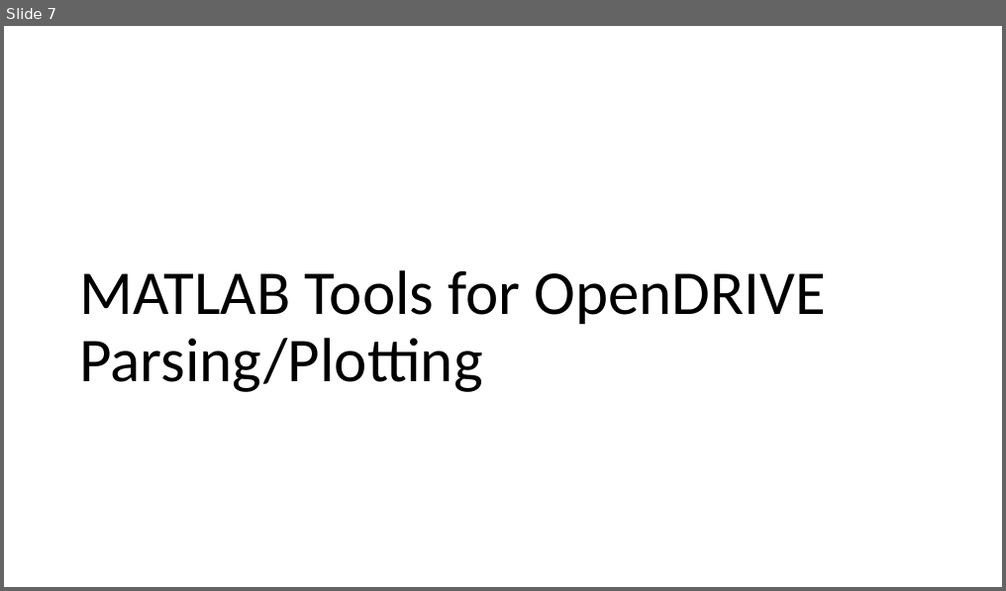
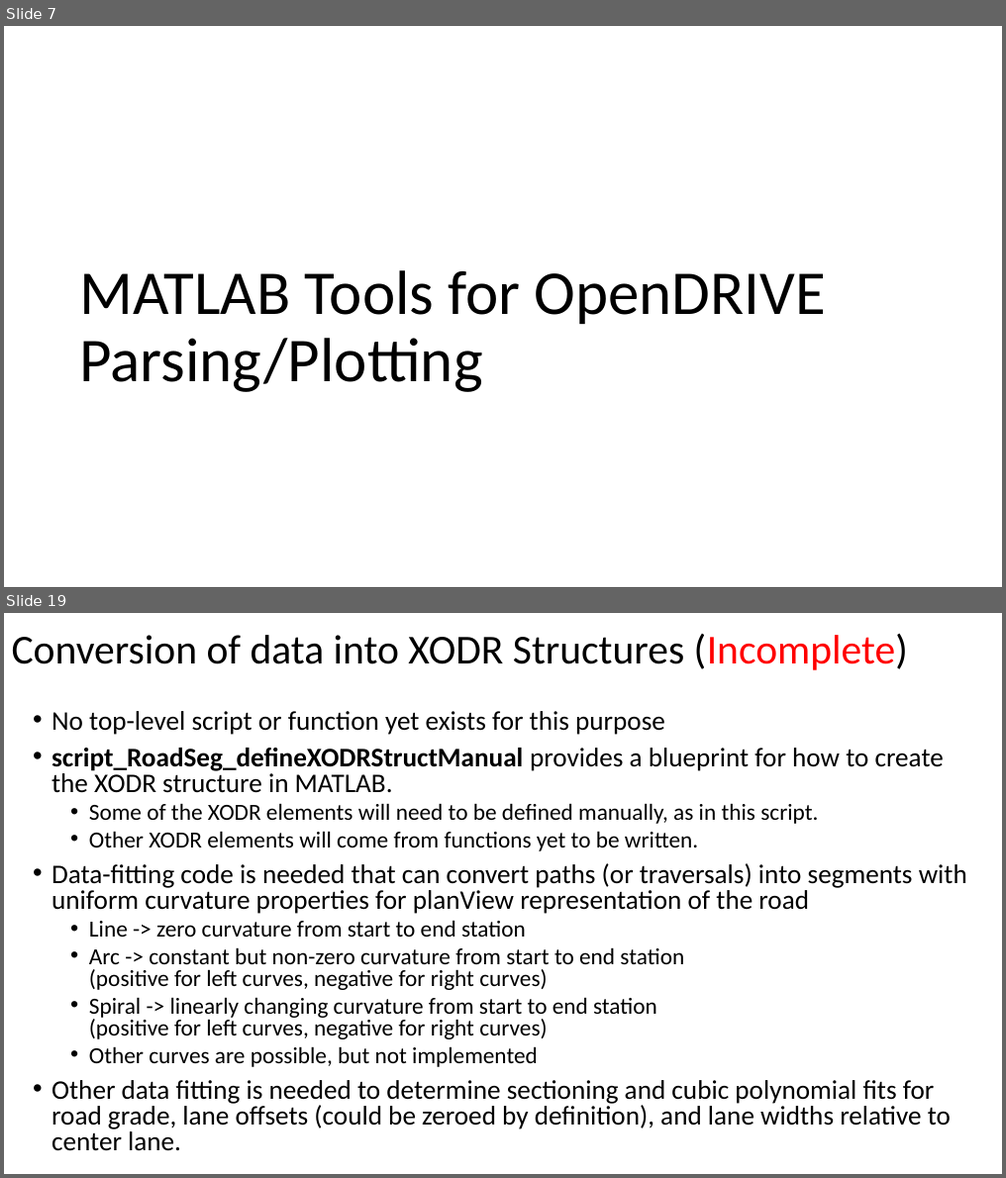
Before and after one commit to ivsg-psu/PathPlanning_MapTools_ParseXODR, a slide deck: Documents/OpenDRIVE-MATLAB.pptx. Shown one above the other, each under a label of ours: slide 7 before the commit, slides 7 and 19 after it; the slides between them are not shown. The pictures are 1006x591 and 1006x1178 pixels, drawn with LibreOffice and Linux fonts; fonts in the diff are those of the drawing. Boxes give left, top, right and bottom in pixels: in the first picture for what was removed or moved away, otherwise in the second. Text is boxed around its words. In the diff, an @@ line names an element or a change of style, - is before the commit and + after.

Commit message:
DOC: added more documentation for the overall library of functions related to conversion, plotting, and handling of OpenDRIVE data structures in MATLAB

```diff
--- a/Documents/OpenDRIVE-MATLAB.pptx
+++ b/Documents/OpenDRIVE-MATLAB.pptx
@@ slide 19 added at [4, 613, 1002, 1174], background #FFFFFF @@
@@ title added at [12, 633, 908, 670], 39.6 pt, text #000000 @@
+Conversion of data into XODR Structures (Incomplete)
@@ text added at [52, 711, 967, 1152], 25.9 pt, text #000000 @@
+• No top-level script or function yet exists for this purpose
+• script_RoadSeg_defineXODRStructManual provides a blueprint for how to create the XODR structure in MATLAB.
+  • Some of the XODR elements will need to be defined manually, as in this script.
+  • Other XODR elements will come from functions yet to be written.
+• Data-fitting code is needed that can convert paths (or traversals) into segments with uniform curvature properties for planView representation of the road
+  • Line -> zero curvature from start to end station
+  • Arc -> constant but non-zero curvature from start to end station
+    (positive for left curves, negative for right curves)
+  • Spiral -> linearly changing curvature from start to end station
+    (positive for left curves, negative for right curves)
+  • Other curves are possible, but not implemented
+• Other data fitting is needed to determine sectioning and cubic polynomial fits for road grade, lane offsets (could be zeroed by definition), and lane widths relative to center lane.
```
Also in this commit, not shown: 11 slides changed, 9 other slides added, 3 slides removed, 3 other files.
